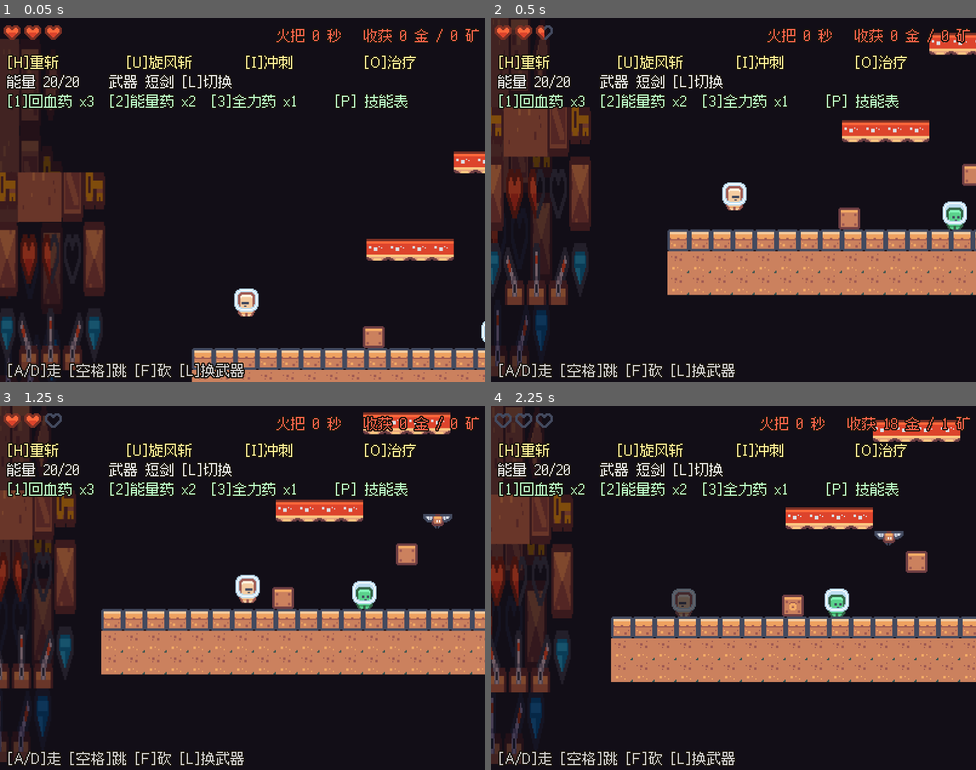
Above: before the commit, frames 1-4 (two rows, left to right).
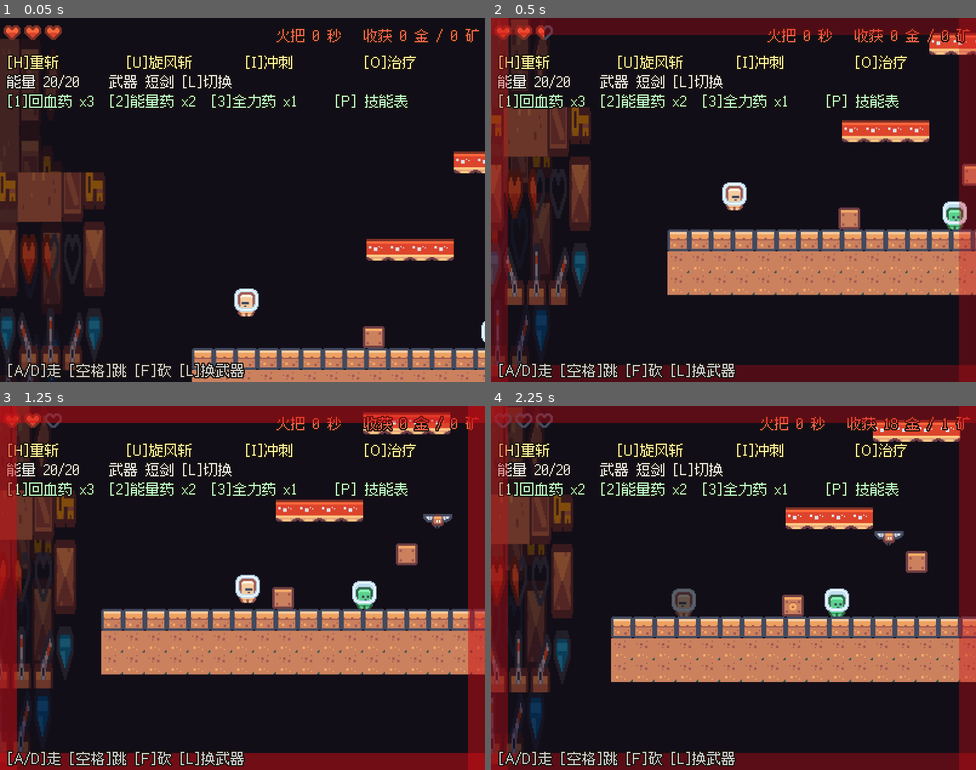
Above: after the commit, the same moments.

Repository: 01821/farm-fight-game
Game: Godot game, scene res://Tests/test_mine_enemy.tscn
The game is run twice, just before and just after one commit, with the same random seed, the same clock (stepped at 60 frames per second) and the same inputs. This scene is started directly instead of the project's main scene. Sound files missing from this copy of the repository are replaced by a short silence.
Inputs:
- Up to frame 1 (0.05 s): no input
- Up to frame 2 (0.5 s): no input
- Up to frame 3 (1.25 s): hold D (right) from 0.53 s (still down); hold Q (cycle_item) from 0.53 s (still down); tap Space (jump) at 0.77 s
- Up to frame 4 (2.25 s): release Q (cycle_item) at 1.28 s; tap 1 (item_1) at 1.35 s; tap Space (jump) at 1.52 s; release D (right) at 2.03 s; hold A (left) from 2.03 s (still down); tap 2 (item_2) at 2.1 s

Frame 1 is identical in both runs. In frame 2, 14% of the frame differs, in the area x 0-100%, y 0-100%; in frame 3, 14%; in frame 4, 14%.

Commit message:
feat(hud): 受击边框闪红 + 低血量心跳（16 项清单第 3 项，板块一完成）

Diff:
--- a/Scenes/Mine/mine_hud.tscn
+++ b/Scenes/Mine/mine_hud.tscn
@@ -142,6 +142,32 @@
 offset_bottom = 100.0
 color = Color(0.85, 0.25, 0.2, 1)
 
+; 受击边框：四条 14px 的边条围成一圈。
+; 为什么不用一张带透明中心的贴图做暗角 —— 素材里没有，而四条边条
+; 完全不需要贴图就能做出"边缘发红"的效果，还更好调。
+; alpha 平时是 0，掉血时冲上去再淡出；血量很低时会缓慢地一下一下跳（心跳感）。
+[node name="HurtTop" type="ColorRect" parent="."]
+offset_right = 400.0
+offset_bottom = 14.0
+color = Color(0.8, 0.05, 0.08, 0)
+
+[node name="HurtBottom" type="ColorRect" parent="."]
+offset_top = 286.0
+offset_right = 400.0
+offset_bottom = 300.0
+color = Color(0.8, 0.05, 0.08, 0)
+
+[node name="HurtLeft" type="ColorRect" parent="."]
+offset_right = 14.0
+offset_bottom = 300.0
+color = Color(0.8, 0.05, 0.08, 0)
+
+[node name="HurtRight" type="ColorRect" parent="."]
+offset_left = 386.0
+offset_right = 400.0
+offset_bottom = 300.0
+color = Color(0.8, 0.05, 0.08, 0)
+
 ; P 键技能表：整块都是预建的，脚本只切可见性和文本
 [node name="SkillListBackdrop" type="ColorRect" parent="."]
 visible = false
--- a/Scripts/Mine/mine_hud.gd
+++ b/Scripts/Mine/mine_hud.gd
@@ -30,10 +30,44 @@
 ## Boss 血条满格时的宽度（和场景里的初始宽度一致）
 const BOSS_BAR_WIDTH: float = 276.0
 
+## --- 受击反馈 ---
+## 被打时边框冲到多亮，以及淡出多久
+const HURT_PEAK: float = 0.55
+const HURT_FADE: float = 0.45
+## 血量低于这个值就开始"心跳"（6 点血里剩 2 点）
+const LOW_HP: int = 2
+## 心跳的周期和最高亮度
+const BEAT_PERIOD: float = 0.85
+const BEAT_PEAK: float = 0.3
+
+## 受击闪烁的剩余强度（1 → 0）
+var _hurt: float = 0.0
+## 心跳计时
+var _beat: float = 0.0
+
 var _player: MinePlayer
 
 func _ready() -> void:
 	_player = get_tree().get_first_node_in_group("mine_player") as MinePlayer
+	if _player != null and not _player.damaged.is_connected(_on_player_damaged):
+		_player.damaged.connect(_on_player_damaged)
+
+func _on_player_damaged(_amount: int) -> void:
+	_hurt = 1.0
+
+## 屏幕边缘的四条边条，就是"受击边框"
+func hurt_bars() -> Array[ColorRect]:
+	var out: Array[ColorRect] = []
+	for n in ["HurtTop", "HurtBottom", "HurtLeft", "HurtRight"]:
+		var r := get_node_or_null(n) as ColorRect
+		if r != null:
+			out.append(r)
+	return out
+
+## 当前边框亮度（0 = 看不见）。测试直接读这个值。
+func hurt_alpha() -> float:
+	var bars := hurt_bars()
+	return bars[0].color.a if bars.size() > 0 else 0.0
 
 func hearts() -> Array[Sprite2D]:
 	var out: Array[Sprite2D] = []
@@ -56,7 +90,7 @@
 			out.append(l)
 	return out
 
-func _process(_delta: float) -> void:
+func _process(delta: float) -> void:
 	if _player == null or not is_instance_valid(_player):
 		_player = get_tree().get_first_node_in_group("mine_player") as MinePlayer
 		if _player == null:
@@ -66,6 +100,23 @@
 	_refresh_status()
 	_refresh_skill_list()
 	_refresh_boss()
+	_refresh_hurt_frame(delta)
+
+## 受击边框：被打时冲一下再淡出；血量很低时改为缓慢地一下一下跳（心跳感）。
+## 两者取较亮的那个 —— 不然低血量时刚挨完打反而看不出挨打了。
+func _refresh_hurt_frame(delta: float) -> void:
+	_hurt = maxf(0.0, _hurt - delta / HURT_FADE)
+	var flash: float = HURT_PEAK * _hurt
+
+	var beat: float = 0.0
+	if _player.hp > 0 and _player.hp <= LOW_HP:
+		_beat = fmod(_beat + delta, BEAT_PERIOD)
+		# 用 sin 的一半做"一收一放"，比线性更像心跳
+		beat = BEAT_PEAK * sin(PI * (_beat / BEAT_PERIOD))
+
+	var a: float = maxf(flash, beat)
+	for bar in hurt_bars():
+		bar.color.a = a
 
 ## Boss 血条：Boss 醒了才出现，拆掉之后自动消失
 func _refresh_boss() -> void:
--- a/Tests/test_mine_enemy.gd
+++ b/Tests/test_mine_enemy.gd
@@ -216,6 +216,48 @@
 		await _step(2)
 	_check("蝙蝠被打死了", not is_instance_valid(_bat))
 
+	print("--- 受击反馈：屏幕边缘闪红 + 低血量心跳 ---")
+	var hud := _level.get_node("MineHud") as MineHud
+	var bars := hud.hurt_bars()
+	_check("受击边框有 4 条边", bars.size() == 4)
+	_player.hp = MinePlayer.MAX_HP
+	await _step(35)
+	print("  INFO 满血时边框亮度 ", snappedf(hud.hurt_alpha(), 0.001))
+	_check("满血时边框是看不见的", hud.hurt_alpha() < 0.01)
+
+	# 挨一下，边框应该立刻冲上去
+	_player.hp = MinePlayer.MAX_HP
+	_player.take_damage(1, Vector2(_player.global_position.x - 40, _player.global_position.y))
+	await _step(2)
+	var peak: float = hud.hurt_alpha()
+	print("  INFO 挨打后边框亮度 ", snappedf(peak, 0.001))
+	_check("挨打后边框亮起来了", peak > 0.2)
+	_check("亮度不超过上限", peak <= MineHud.HURT_PEAK + 0.001)
+	_check("四条边一起亮", bars[0].color.a == bars[3].color.a)
+
+	# 淡出
+	await _step(int(MineHud.HURT_FADE * 60) + 8)
+	print("  INFO 淡出后亮度 ", snappedf(hud.hurt_alpha(), 0.001))
+	_check("会自己淡下去", hud.hurt_alpha() < 0.01)
+
+	# 低血量心跳：**不给它新的伤害**，边框也应该自己一下一下地跳
+	_player.hp = 1
+	var lo: float = 1.0
+	var hi: float = 0.0
+	for i in range(int(MineHud.BEAT_PERIOD * 60) + 6):
+		await get_tree().physics_frame
+		var a: float = hud.hurt_alpha()
+		lo = minf(lo, a)
+		hi = maxf(hi, a)
+	print("  INFO 低血量一个心跳周期内：最暗 ", snappedf(lo, 0.001), " 最亮 ", snappedf(hi, 0.001))
+	_check("低血量时边框会自己亮起来（心跳）", hi > 0.1)
+	_check("心跳是起伏的，不是常亮", lo < hi * 0.5)
+
+	# 血量回到安全线以上，心跳该停
+	_player.hp = MinePlayer.MAX_HP
+	await _step(int(MineHud.BEAT_PERIOD * 60) + 8)
+	_check("血量恢复后心跳停止", hud.hurt_alpha() < 0.01)
+
 	_release_all()
 	print("RESULT fail=", _fail)
 	get_tree().quit()
